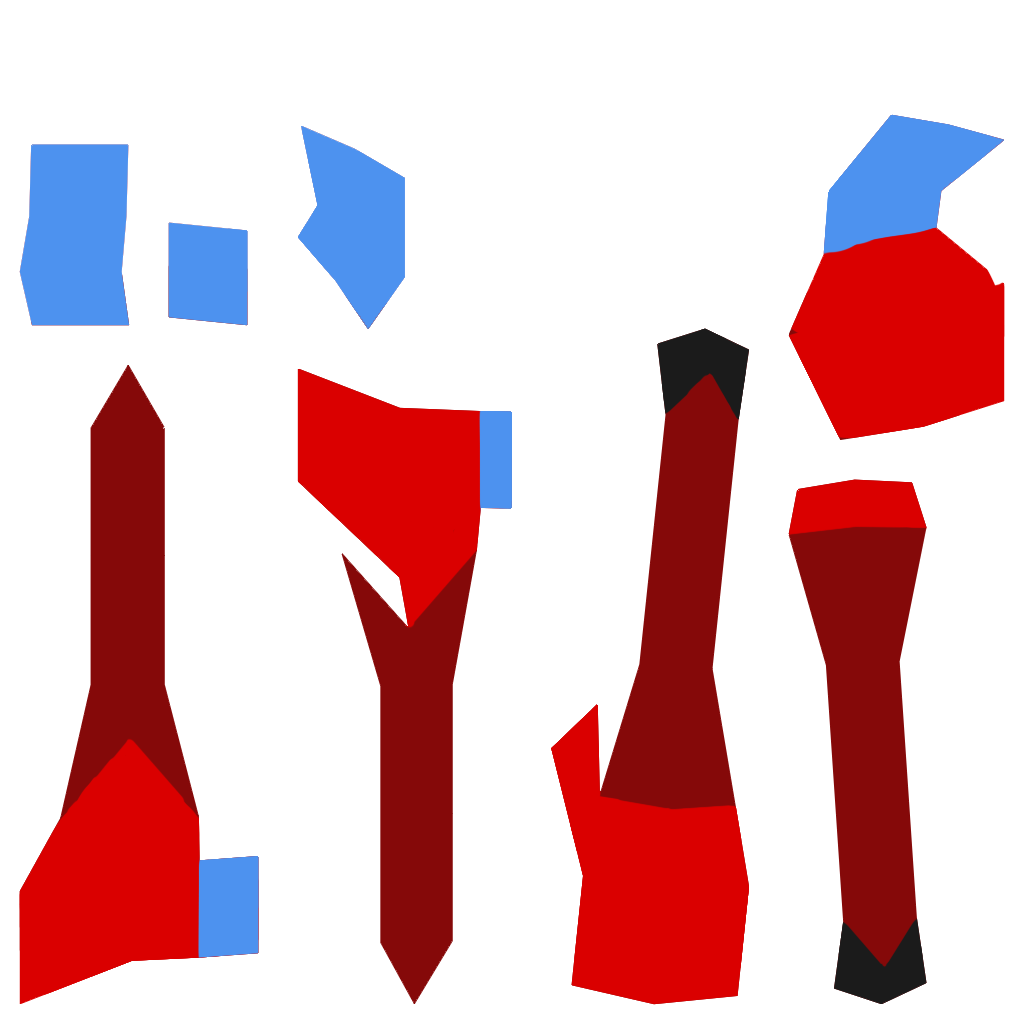
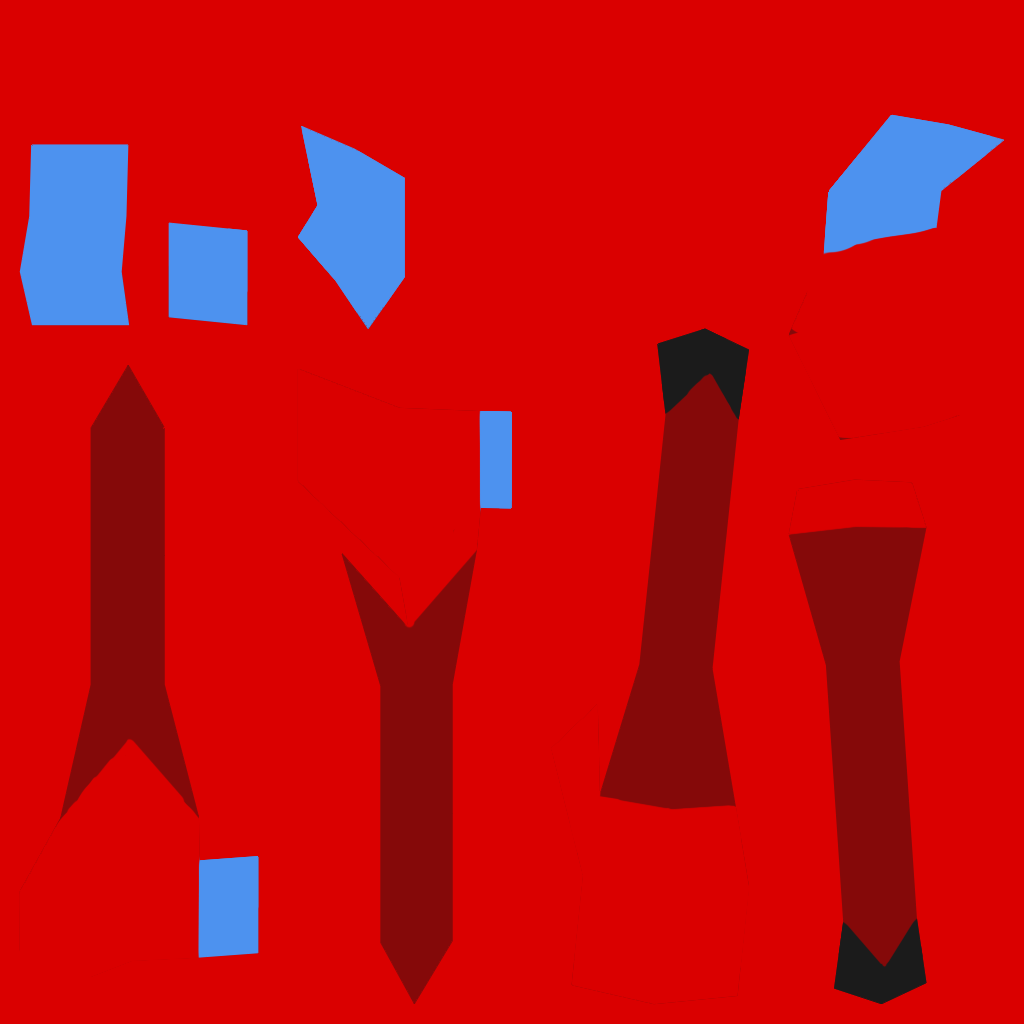
Before/after of a w=1024, h=1024 layered artwork. What changed in the layer stack:
added layer "Layer 2" over [0, 0, 1024, 1024]
